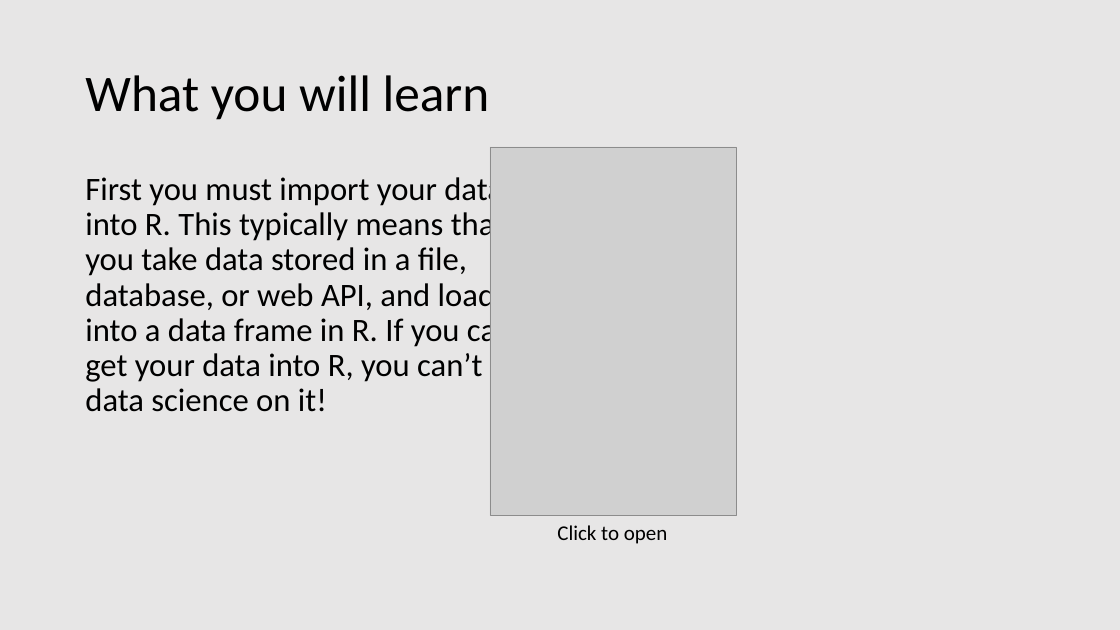
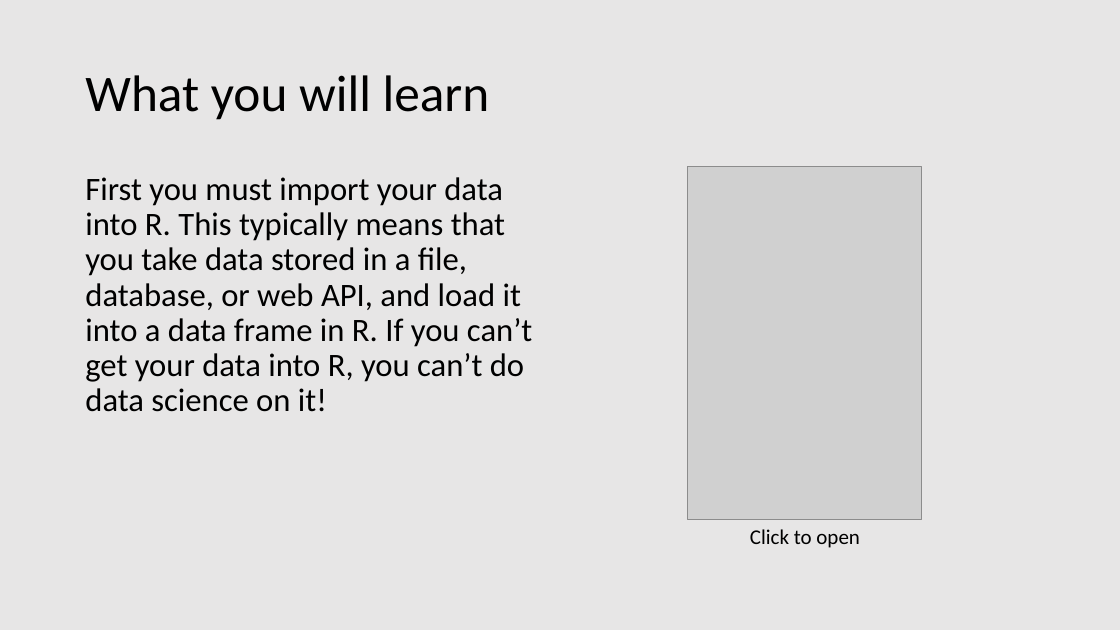
Before and after one commit to nwstephens/rmd2ppt, a slide deck: slide 4 of 06-r4ds/r4ds.pptx. Drawn at 1120x630 pixels with LibreOffice and Linux fonts; fonts in the diff are those of the drawing; grey boxes stand for pictures; background and template pictures are left out. Boxes give left, top, right and bottom in pixels: in the first picture for what was removed or moved away, otherwise in the second. Text is boxed around its words. In the diff, an @@ line names an element or a change of style, - is before the commit and + after.

```diff
--- a/06-r4ds/r4ds.pptx
+++ b/06-r4ds/r4ds.pptx
@@ picture: place and size @@
-picture at (490,147,736,516)
+picture at (687,167,922,519)
@@ text "Click to open": place and size @@
-text "Click to open" at (557,525,668,544)
+text "Click to open" at (750,529,860,548)
```
Also in this commit, not shown: 6 other slides changed, 3 other files.
